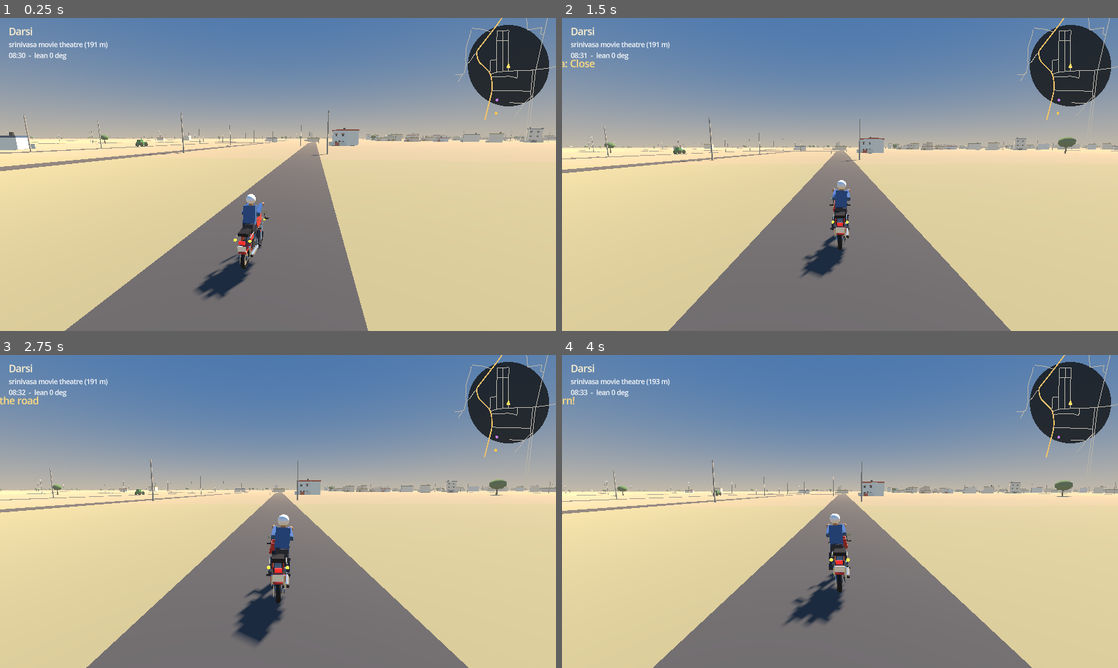
Above: before the commit, frames 1-4 (two rows, left to right).
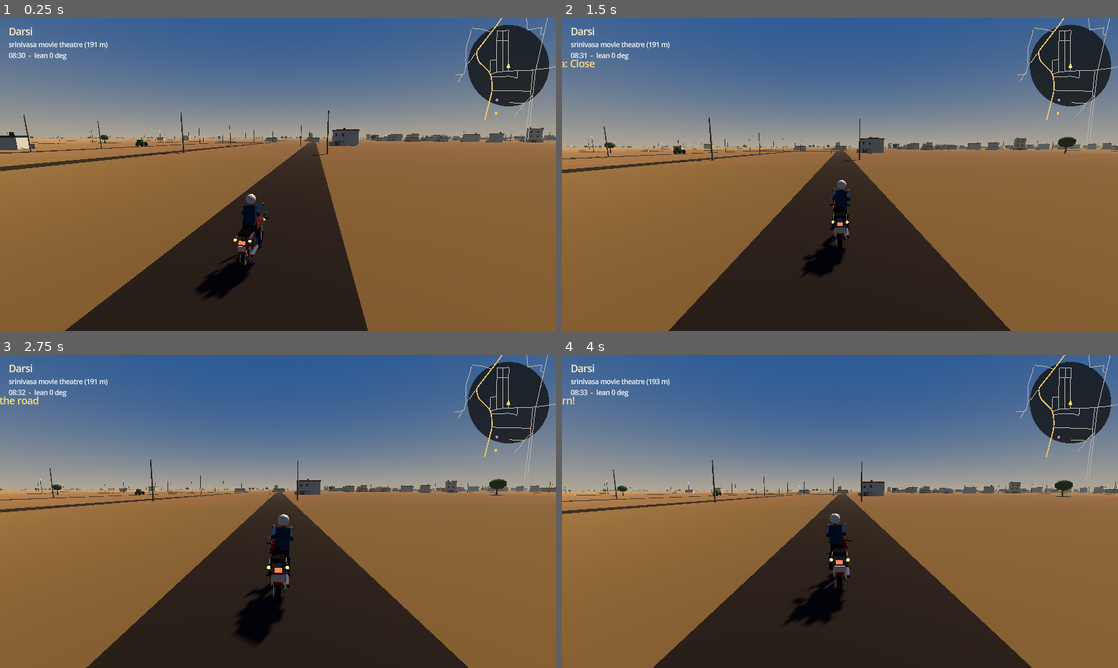
Above: after the commit, the same moments.

Repository: Shasank-Bommineni/Darsi
Game: Godot game, scene res://scenes/main.tscn
Two runs of this game, one before a commit and one after it. Both use one fixed random seed, a clock stepped at 60 frames per second and the inputs below.
Inputs:
- Up to frame 1 (0.25 s): no input
- Up to frame 2 (1.5 s): tap Enter at 0.5 s; hold D (steer_right) 0.53-1.28 s; hold E (interact) 0.53-1.28 s; hold S (brake) from 1.28 s (still down); tap C (toggle_camera) at 1.35 s
- Up to frame 3 (2.75 s): release S (brake) at 2.03 s; hold D (steer_right) from 2.03 s (still down); tap R at 2.1 s
- Up to frame 4 (4 s): release D (steer_right) at 2.78 s; hold W (accelerate) 2.78-3.53 s; tap F at 2.85 s; hold A (steer_left) from 3.53 s (still down); tap H at 3.6 s

The runs differ from the first frame. In frame 1, 87% of the frame differs, in the area x 0-100%, y 0-100%; in frame 2, 87%; in frame 3, 87%; in frame 4, 87%.

Commit message:
fix: correct exposure for the Compatibility renderer, cap lean, harden the brake test
Co-authored-by: arena-agent <297053741+arena-agent@users.noreply.github.com>

Diff:
--- a/scripts/main.gd
+++ b/scripts/main.gd
@@ -81,20 +81,21 @@
 	sky_material.sun_angle_max = 12.0
 	sky.sky_material = sky_material
 	env.sky = sky
-	env.ambient_light_source = Environment.AMBIENT_SOURCE_SKY
-	env.ambient_light_energy = 0.9
-	env.tonemap_mode = Environment.TONE_MAPPER_FILMIC
-	env.tonemap_exposure = 1.05
+	env.ambient_light_source = Environment.AMBIENT_SOURCE_COLOR
+	env.ambient_light_color = Color(0.58, 0.60, 0.66)
+	env.ambient_light_energy = 0.32
+	env.tonemap_mode = Environment.TONE_MAPPER_ACES
+	env.tonemap_exposure = 0.78
 	env.fog_enabled = true
-	env.fog_light_color = Color(0.82, 0.79, 0.70)
-	env.fog_density = 0.0016
-	env.fog_sky_affect = 0.3
+	env.fog_light_color = Color(0.74, 0.71, 0.63)
+	env.fog_density = 0.0008
+	env.fog_sky_affect = 0.15
 	environment.environment = env
 	add_child(environment)
 
 	sun = DirectionalLight3D.new()
 	sun.name = "Sun"
-	sun.light_energy = 1.25
+	sun.light_energy = 0.95
 	sun.light_color = Color(1.0, 0.96, 0.88)
 	sun.shadow_enabled = true
 	sun.directional_shadow_max_distance = 220.0
@@ -180,10 +181,10 @@
 	var sun_angle := (time_of_day / 24.0) * TAU - PI * 0.5
 	sun.rotation = Vector3(-sin(sun_angle) * 1.1 - 0.15, deg_to_rad(38.0), 0.0)
 	var daylight := clampf(sin((time_of_day - 6.0) / 12.0 * PI), 0.0, 1.0)
-	sun.light_energy = 0.08 + daylight * 1.35
+	sun.light_energy = 0.06 + daylight * 0.95
 	sun.light_color = Color(1.0, 0.92 - (1.0 - daylight) * 0.18, 0.80 - (1.0 - daylight) * 0.28)
 	var env := environment.environment
-	env.ambient_light_energy = 0.14 + daylight * 0.85
+	env.ambient_light_energy = 0.05 + daylight * 0.30
 	var sky_material: ProceduralSkyMaterial = env.sky.sky_material
 	sky_material.sky_top_color = Color(0.05, 0.07, 0.14).lerp(Color(0.32, 0.52, 0.78), daylight)
 	sky_material.sky_horizon_color = Color(0.17, 0.14, 0.17).lerp(Color(0.88, 0.84, 0.72), daylight)
--- a/scripts/motorcycle.gd
+++ b/scripts/motorcycle.gd
@@ -405,7 +405,7 @@
 			balance_torque += roll_inertia * (28.0 * (0.0 - current_lean) - 9.0 * roll_rate)
 		if absf(current_lean) > MAX_LEAN:
 			# Past the edge of the tyre the rider physically cannot lean further.
-			balance_torque += roll_inertia * (MAX_LEAN * signf(current_lean) - current_lean) * 60.0
+			balance_torque += roll_inertia * (MAX_LEAN * signf(current_lean) - current_lean) * 220.0
 		state.apply_torque(forward * clampf(balance_torque, -4000.0, 4000.0))
 
 		# Yaw: follow the kinematic steering rate, and damp anything else (no tank-slappers).
--- a/tests/headless_test.gd
+++ b/tests/headless_test.gd
@@ -185,9 +185,14 @@
 	_check(absf(leaned) > 2.0, "the bike leans into the corner (%.1f deg)" % leaned)
 	_check(bike.global_transform.basis.y.dot(Vector3.UP) > 0.6, "the bike did not fall over while cornering")
 
-	_check(absf(leaned) < 50.0, "the lean angle stays inside the tyre's edge (%.1f deg)" % leaned)
-
-	# Brakes: get back up to speed first, then grab both.
+	_check(absf(leaned) < 48.0, "the lean angle stays inside the tyre's edge (%.1f deg)" % leaned)
+
+	# Brakes: put the bike back on a clean stretch of road, get up to speed, then grab both.
+	var brake_start := builder.nearest_road_point(bike.global_position)
+	bike.respawn_at(brake_start.position + Vector3(0, 0.2, 0), brake_start.direction)
+	for i in range(30):
+		bike.set_controls(0.0, 0.0, 0.0, 0.0)
+		await physics_frame
 	for i in range(180):
 		bike.set_controls(1.0, 0.0, 0.0, 0.0)
 		await physics_frame
--- a/tools/capture.gd
+++ b/tools/capture.gd
@@ -25,18 +25,21 @@
 	sky_material.ground_bottom_color = Color(0.45, 0.39, 0.30)
 	sky.sky_material = sky_material
 	env.sky = sky
-	env.ambient_light_source = Environment.AMBIENT_SOURCE_SKY
-	env.ambient_light_energy = 1.0
-	env.tonemap_mode = Environment.TONE_MAPPER_FILMIC
+	env.ambient_light_source = Environment.AMBIENT_SOURCE_COLOR
+	env.ambient_light_color = Color(0.58, 0.60, 0.66)
+	env.ambient_light_energy = 0.32
+	env.tonemap_mode = Environment.TONE_MAPPER_ACES
+	env.tonemap_exposure = 0.78
 	env.fog_enabled = true
-	env.fog_light_color = Color(0.82, 0.79, 0.70)
-	env.fog_density = 0.0012
+	env.fog_light_color = Color(0.74, 0.71, 0.63)
+	env.fog_density = 0.00035
+	env.fog_sky_affect = 0.1
 	env_node.environment = env
 	add_child(env_node)
 
 	var sun := DirectionalLight3D.new()
 	sun.rotation = Vector3(deg_to_rad(-48.0), deg_to_rad(40.0), 0.0)
-	sun.light_energy = 1.3
+	sun.light_energy = 0.95
 	sun.shadow_enabled = true
 	add_child(sun)
 
